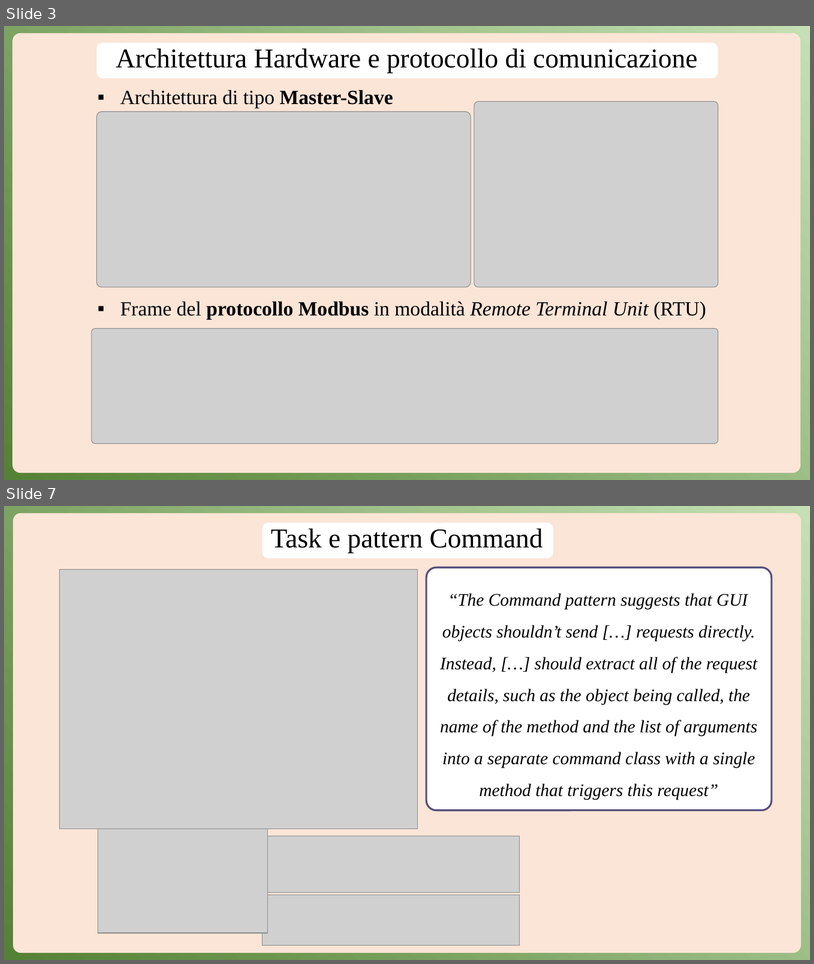
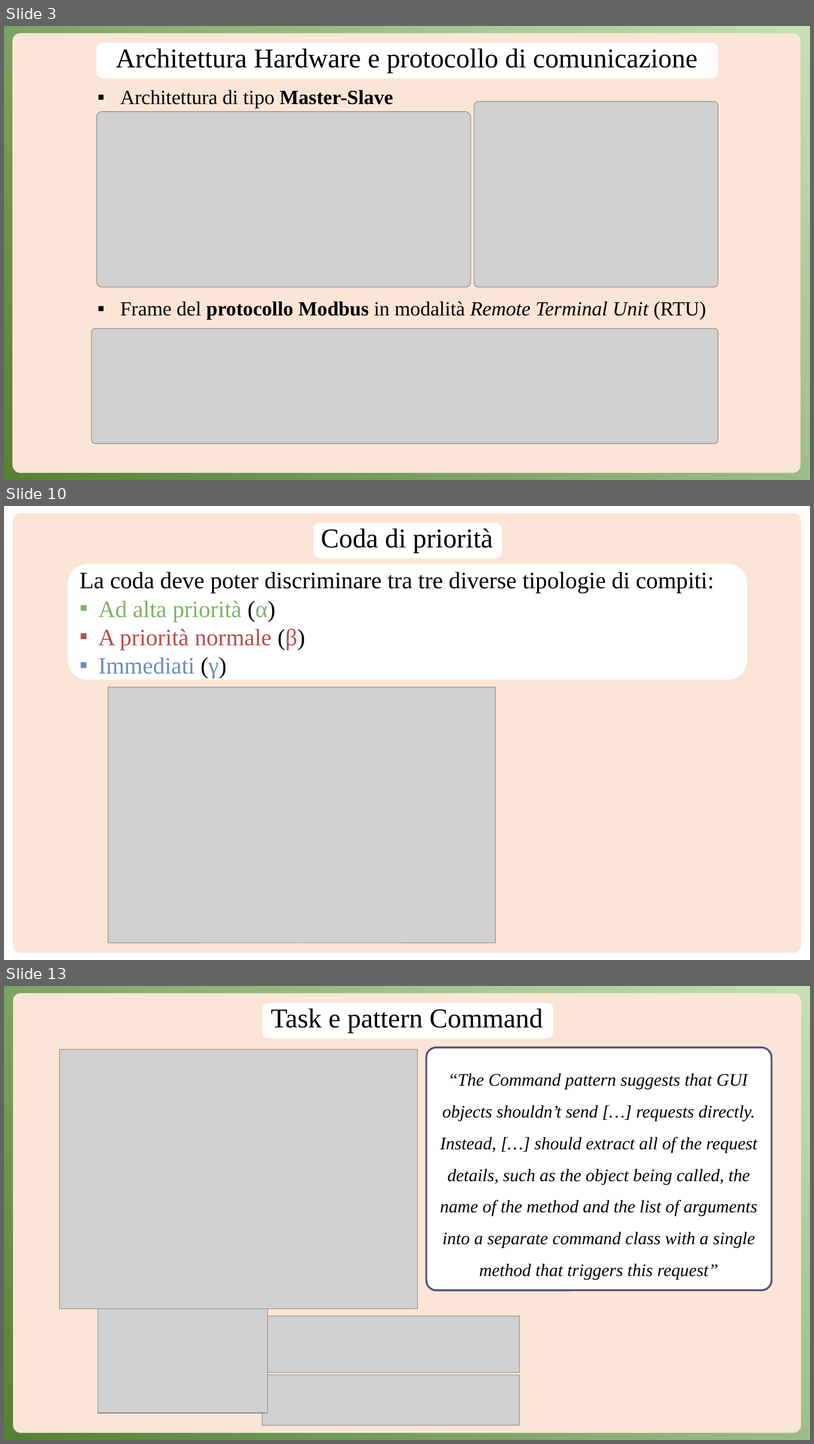
Before and after one commit to Anrighe/Tesi-Laurea-Triennale-Informatica-Unimore, a slide deck: Presentazione_Tesi_Triennale_Informatica_Unimore_2022_2023_Enrico_Marras_152336.pptx. Shown one above the other, each under a label of ours: slides 3 and 7 before the commit, slides 3, 10 and 13 after it; the slides between them are not shown. The pictures are 814x964 and 814x1444 pixels, drawn with LibreOffice and Linux fonts; fonts in the diff are those of the drawing; grey boxes stand for pictures. Boxes give left, top, right and bottom in pixels: in the first picture for what was removed or moved away, otherwise in the second. Text is boxed around its words. In the diff, an @@ line names an element or a change of style, - is before the commit and + after.

```diff
--- a/Presentazione_Tesi_Triennale_Informatica_Unimore_2022_2023_Enrico_Marras_152336.pptx
+++ b/Presentazione_Tesi_Triennale_Informatica_Unimore_2022_2023_Enrico_Marras_152336.pptx
@@ slide 10 added at box(4, 506, 810, 960), background #FFFFFF @@
@@ rounded rectangle added at box(13, 513, 802, 952), fill #FBE5D6 @@
@@ rounded rectangle added at box(314, 523, 503, 559), fill #FFFFFF @@
@@ title added at box(321, 528, 493, 553), 32.4 pt, text #000000 @@
+Coda di priorità
@@ rounded rectangle added at box(68, 564, 748, 679), fill #FFFFFF, 28 pt, text #000000 @@
+La coda deve poter discriminare tra tre diverse tipologie di compiti:
+▪ Ad alta priorità (α)
+▪ A priorità normale (β)
+▪ Immediati (γ)
@@ picture added at box(108, 687, 495, 943) @@
@@ what was slide 7 is now slide 13 @@
```
Also in this commit, not shown: 4 slides changed, 5 other slides added.
